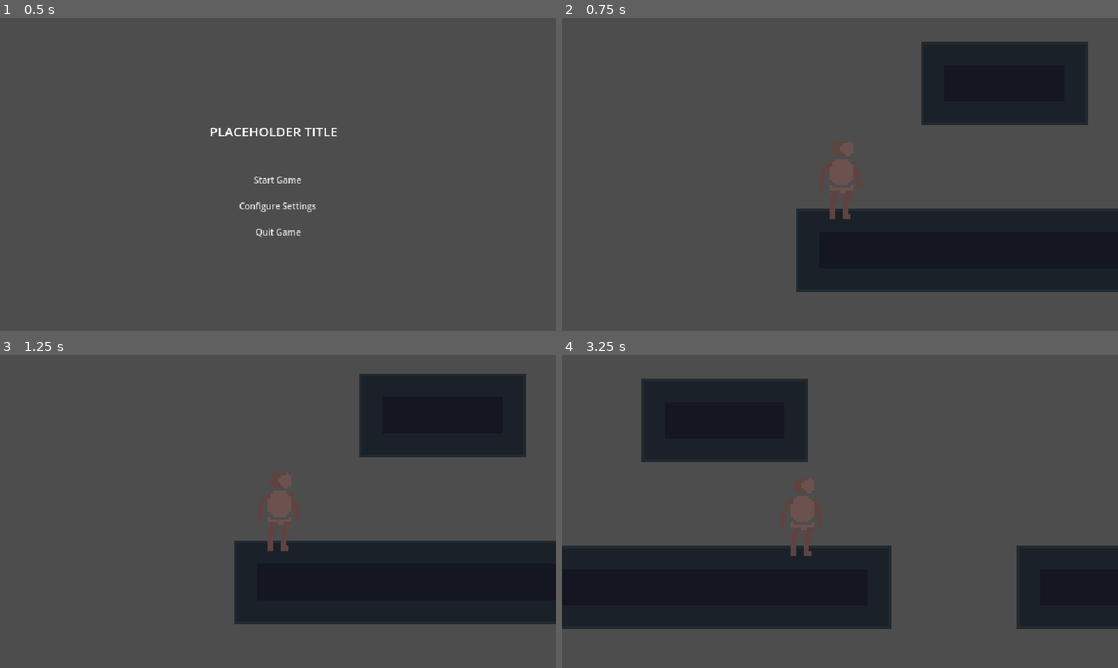
Above: before the commit, frames 1-4 (two rows, left to right).
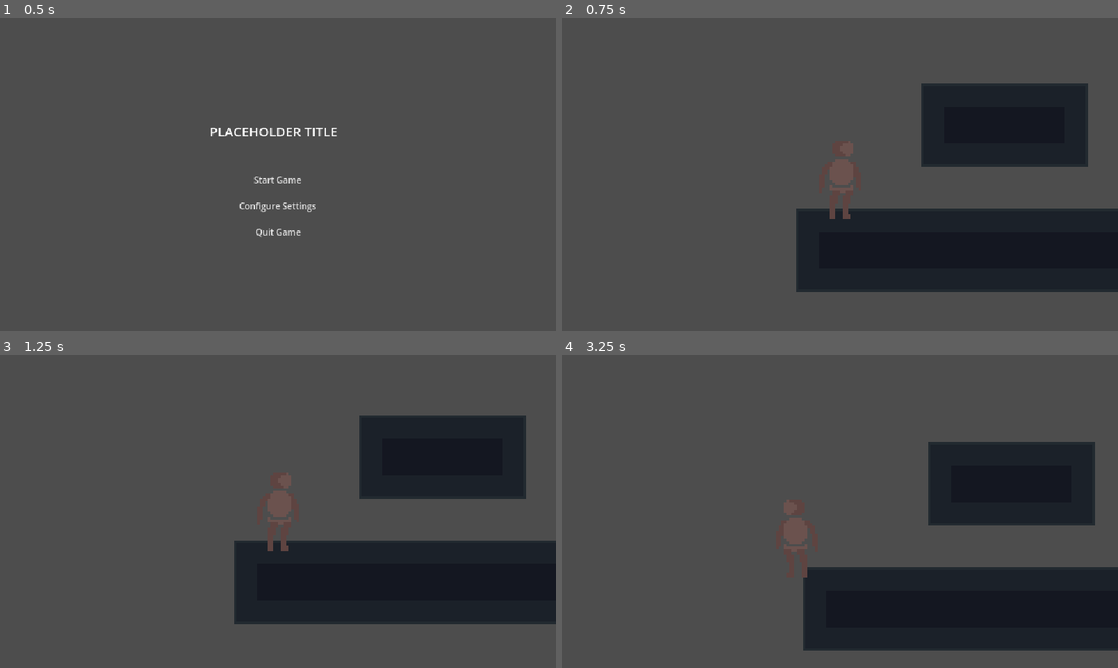
Above: after the commit, the same moments.

Repository: ApatheticWill/GWJ-75
Game: Godot game, scene res://Scenes/UserInterface/main_menu.tscn
Same seed, same stepped clock (60 frames per second), same inputs: the game is played once before the commit and once after it.
Inputs:
- Up to frame 1 (0.5 s): no input
- Up to frame 2 (0.75 s): click "Start Game" at 0.5 s
- Up to frame 3 (1.25 s): no input
- Up to frame 4 (3.25 s): tap Enter at 1.25 s; hold D (move_right) 1.28-2.78 s; tap Space (jump) at 1.35, 1.52, 1.82, 2.1, 2.27, 2.57, 2.85 s; hold A (move_left) from 2.78 s (still down)

Frame 1 is identical in both runs. In frame 2, 8.0% of the frame differs, in the area x 64-95%, y 7-48%; in frame 3, 8.0%; in frame 4, 39%, in the area x 0-100%, y 7-95%.

Commit message:
add polish to player movement

Diff:
--- a/Scenes/Player/player.tscn
+++ b/Scenes/Player/player.tscn
@@ -22,3 +22,15 @@
 limit_smoothed = true
 position_smoothing_enabled = true
 rotation_smoothing_enabled = true
+
+[node name="Timers" type="Node" parent="."]
+
+[node name="CoyoteTimer" type="Timer" parent="Timers"]
+wait_time = 0.065
+one_shot = true
+
+[node name="BufferTimer" type="Timer" parent="Timers"]
+wait_time = 0.1
+one_shot = true
+
+[connection signal="timeout" from="Timers/BufferTimer" to="." method="_on_buffer_timer_timeout"]
--- a/Scenes/Root/master.tscn
+++ b/Scenes/Root/master.tscn
@@ -54,7 +54,7 @@
 [node name="Master" type="Node"]
 
 [node name="PlaceholderLayer" type="TileMapLayer" parent="."]
-tile_map_data = PackedByteArray("AAAGAAQAAAAAAAAAAAAHAAQAAAA …(384 unchanged characters)… BAAIAAAAUAAUAAAABAAIAAAAVAAUAAAABAAIAAAAMAAEAAAACAAIAAAAJAAEAAAAAAAIAAAALAAEAAAABAAIAAAAKAAEAAAABAAIAAAAMAAAAAAACAAAAAAALAAAAAAABAAAAAAAJAAAAAAAAAAAAAAAKAAAAAAABAAAAAAA=")
+tile_map_data = PackedByteArray("AAAGAAQAAAAAAAAAAAAHAAQAAAA …(384 unchanged characters)… BAAIAAAAUAAUAAAABAAIAAAAVAAUAAAABAAIAAAAJAAEAAAAAAAAAAAAKAAEAAAABAAAAAAALAAEAAAABAAAAAAAMAAEAAAACAAAAAAAJAAIAAAAAAAIAAAAKAAIAAAABAAIAAAALAAIAAAABAAIAAAAMAAIAAAACAAIAAAA=")
 tile_set = SubResource("TileSet_fl10p")
 
 [node name="Player" parent="." instance=ExtResource("2_58ltc")]
--- a/Scripts/Player/player.gd
+++ b/Scripts/Player/player.gd
@@ -3,9 +3,14 @@
 
 @onready var movement_speed : int = 100
 @onready var movement_direction : float
+@onready var turn_direction : float
 @onready var jump_force : float = -300.0
 @onready var gravity : float = 1000.0
 @onready var fall_gravity : float = 1500.0
+@onready var buffered_jump : bool = false
+@onready var sprite_2d: Sprite2D = $Sprite2D
+@onready var coyote_timer: Timer = $Timers/CoyoteTimer
+@onready var buffer_timer: Timer = $Timers/BufferTimer
 
 
 func _physics_process(delta: float) -> void:
@@ -13,10 +18,23 @@
 	handle_jump()
 	handle_movement()
 
-	if !is_on_floor():
+	if !is_on_floor() && !coyote_timer.time_left:
 		handle_gravity(delta)
 
+
+	if movement_direction != 0:
+		sprite_2d.flip_h = (movement_direction == -1)
+
+	var was_on_floor : bool = is_on_floor()
+
 	move_and_slide()
+
+	if !is_on_floor() && was_on_floor:
+		coyote_timer.start()
+
+	if Input.is_action_just_pressed("jump") && !is_on_floor():
+		buffered_jump = true
+		buffer_timer.start()
 
 func handle_movement() -> void:
 
@@ -29,19 +47,26 @@
 
 func handle_jump() -> void:
 
-	if Input.is_action_just_pressed("jump") and is_on_floor():
+	if Input.is_action_just_pressed("jump") \
+	&& (is_on_floor() || coyote_timer.time_left) \
+	|| is_on_floor() && buffered_jump:
 		self.velocity.y = jump_force
 
-	if Input.is_action_just_released("jump") and velocity.y < 0:
+	if Input.is_action_just_released("jump") && velocity.y < 0:
 		self.velocity.y = jump_force / 3
+
 
 func handle_gravity(delta : float) -> void:
 
-	if !is_on_floor():
-		self.velocity.y += get_player_gravity() * delta
+	self.velocity.y += get_player_gravity() * delta
 
 func get_player_gravity() -> float:
 
 	if velocity.y < 0:
 		return gravity
 	return fall_gravity
+
+
+func _on_buffer_timer_timeout() -> void:
+
+	buffered_jump = false
--- a/Scripts/UserInterface/pause_menu.gd
+++ b/Scripts/UserInterface/pause_menu.gd
@@ -19,10 +19,10 @@
 
 func _process(_delta: float) -> void:
 
-	if Input.is_action_just_pressed("ui_cancel") and get_tree().paused == true:
+	if Input.is_action_just_pressed("ui_cancel") && get_tree().paused:
 		resume_game()
 
-	if Input.is_action_just_pressed("ui_cancel") and get_tree().paused == false:
+	elif Input.is_action_just_pressed("ui_cancel") && !get_tree().paused:
 		pause_game()
 
 func resume_game() -> void:
--- a/project.godot
+++ b/project.godot
@@ -60,6 +60,11 @@
 "events": [Object(InputEventKey,"resource_local_to_scene":false,"resource_name":"","device":-1,"window_id":0,"alt_press …(192 unchanged characters)…
 ]
 }
+return={
+"deadzone": 0.5,
+"events": [Object(InputEventKey,"resource_local_to_scene":false,"resource_name":"","device":-1,"window_id":0,"alt_pressed":false,"shift_pressed":false,"ctrl_pressed":false,"meta_pressed":false,"pressed":false,"keycode":0,"physical_keycode":4194305,"key_label":0,"unicode":0,"location":0,"echo":false,"script":null)
+]
+}
 
 [layer_names]
 
